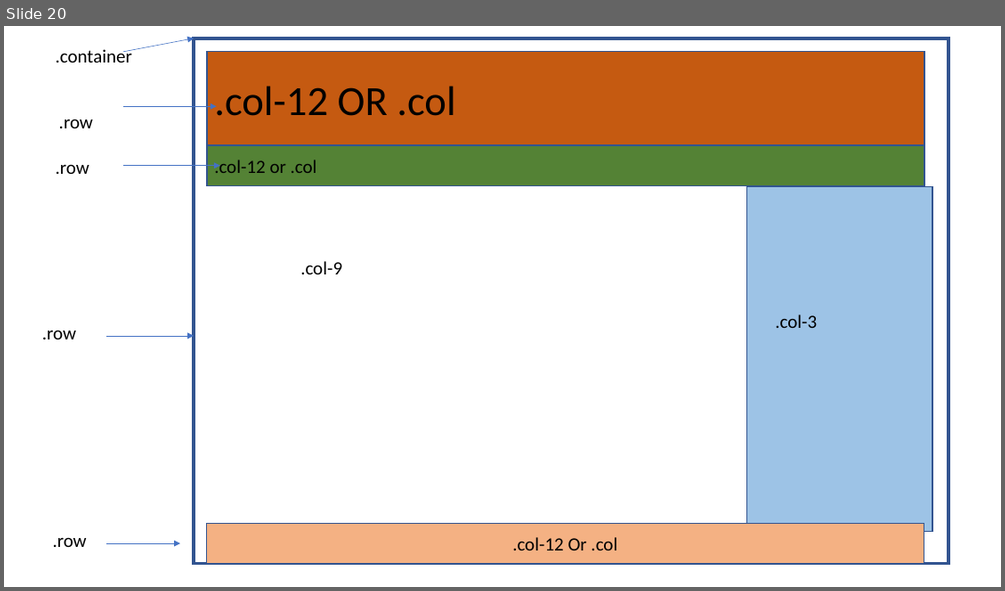
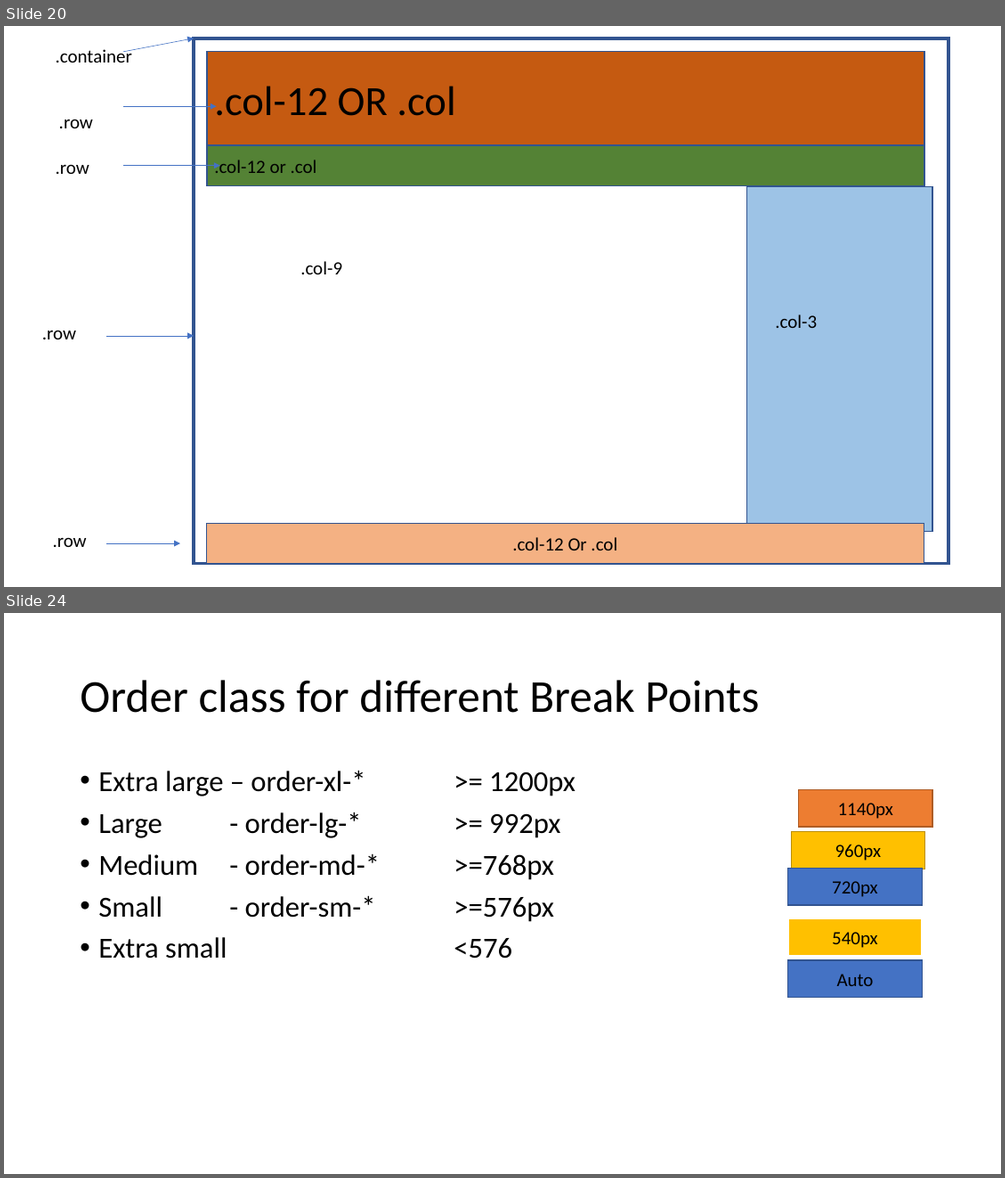
Before and after one commit to PiyushChaturvedii/Batch04, a slide deck: What is Bootstrap.pptx. Shown one above the other, each under a label of ours: slide 20 before the commit, slides 20 and 24 after it; the slides between them are not shown. The pictures are 1005x591 and 1005x1178 pixels, drawn with LibreOffice and Linux fonts; fonts in the diff are those of the drawing. Boxes give left, top, right and bottom in pixels: in the first picture for what was removed or moved away, otherwise in the second. Text is boxed around its words. In the diff, an @@ line names an element or a change of style, - is before the commit and + after.

```diff
--- a/What is Bootstrap.pptx
+++ b/What is Bootstrap.pptx
@@ slide 24 added at bbox=[4, 613, 1001, 1174], background #FFFFFF @@
@@ title added at bbox=[80, 680, 759, 713], 44 pt, text #000000 @@
+Order class for different Break Points
@@ text added at bbox=[98, 770, 512, 958], 28 pt, text #000000 @@
+• Extra large – order-xl-* >= 1200px
+• Large - order-lg-* >= 992px
+• Medium - order-md-* >=768px
+• Small - order-sm-* >=576px
+• Extra small <576
@@ group added at bbox=[788, 789, 933, 997]: 5 rectangles @@
+1140px
+960px
+720px
+540px
+Auto
```
Also in this commit, not shown: 5 other slides added, 3 other files.
